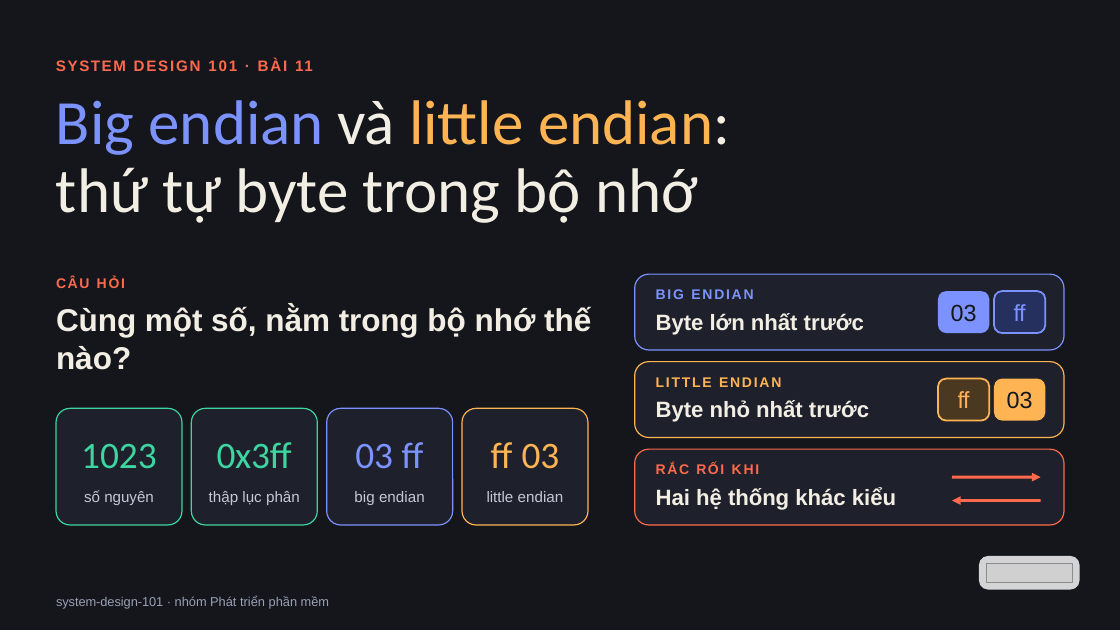
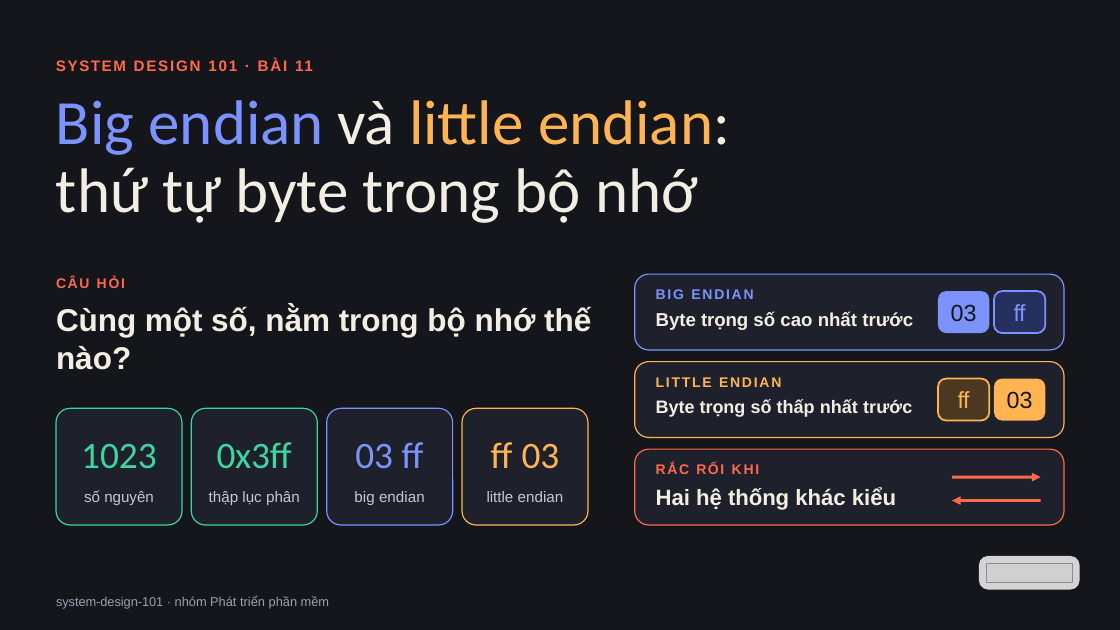
Before and after one commit to vohoailinh90/tool-marketing-studio, a slide deck: slide 1 of system-design-101/vi/lessons/sd-10-011/slides/sd-10-011.pptx. Drawn at 1120x630 pixels with LibreOffice and Linux fonts; fonts in the diff are those of the drawing; grey boxes stand for pictures. Boxes give left, top, right and bottom in pixels: in the first picture for what was removed or moved away, otherwise in the second. Text is boxed around its words. In the diff, an @@ line names an element or a change of style, - is before the commit and + after.

```diff
--- a/system-design-101/vi/lessons/sd-10-011/slides/sd-10-011.pptx
+++ b/system-design-101/vi/lessons/sd-10-011/slides/sd-10-011.pptx
@@ text at [656,312,913,330]: text changed; size 28.5 to 24 pt @@
-Byte lớn nhất trước
+Byte trọng số cao nhất trước
@@ text at [656,399,912,417]: text changed; size 28.5 to 23.2 pt @@
-Byte nhỏ nhất trước
+Byte trọng số thấp nhất trước
```
Also in this commit, not shown: 5 other slides changed, 3 other files.
